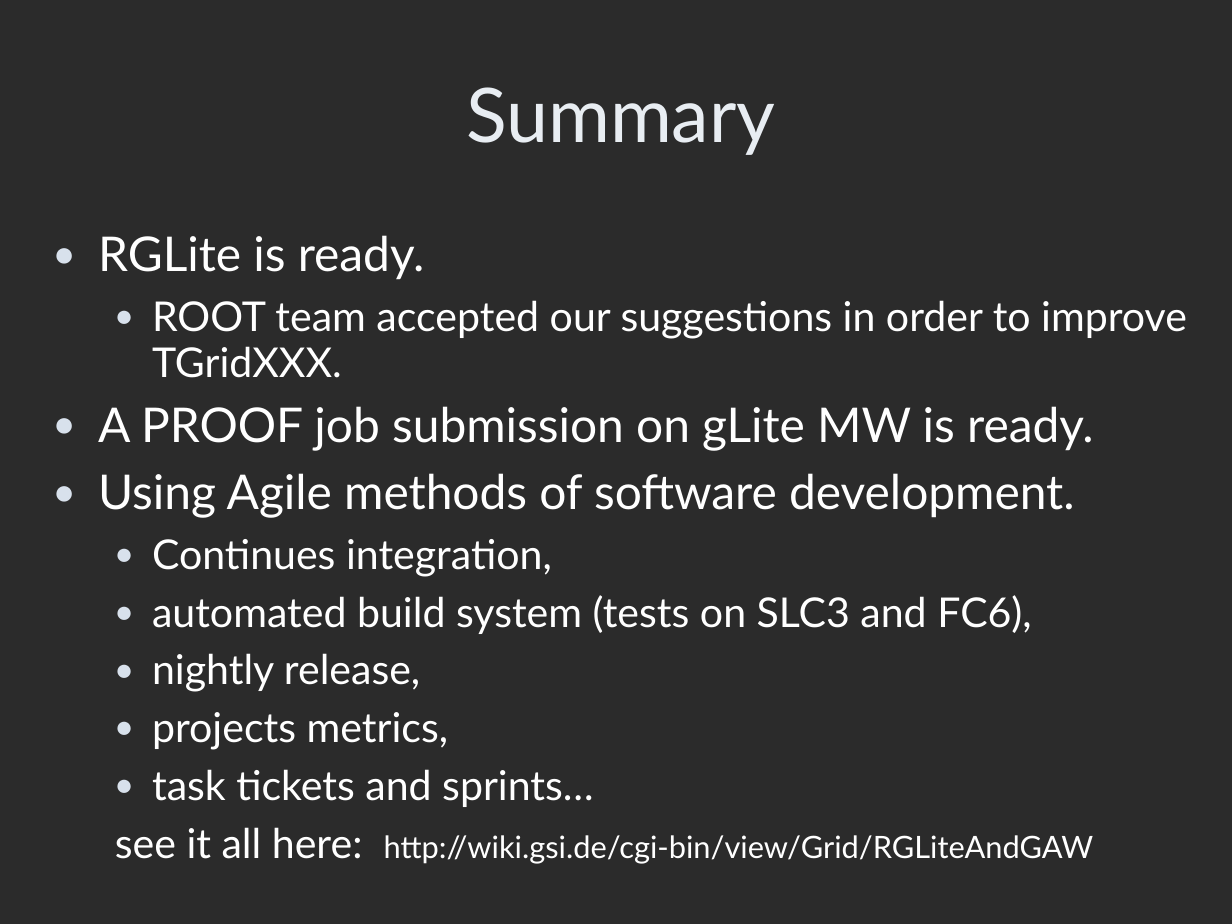
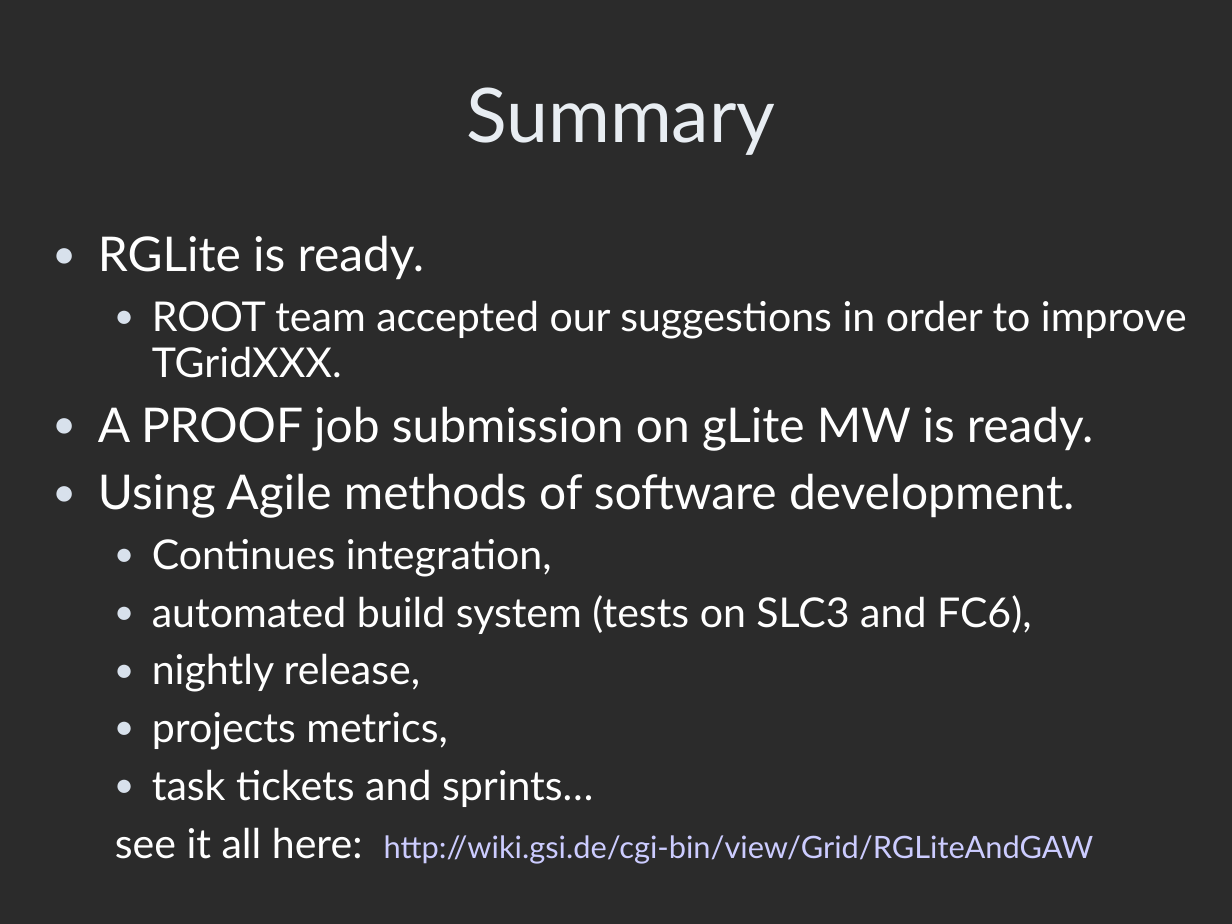
Before and after one commit to AnarManafov/PoDDocumentation, a slide deck: slide 7 of HEPCG-Workshops/2007-Jun/HEPCG-Workshops-2007-Jun(GSI).ppt. Drawn at 1232x924 pixels with LibreOffice and Linux fonts; fonts in the diff are those of the drawing; background and template pictures are left out; a plain dark background stands for a picture behind light text. Boxes give left, top, right and bottom in pixels: in the first picture for what was removed or moved away, otherwise in the second. Text is boxed around its words. In the diff, an @@ line names an element or a change of style, - is before the commit and + after.

```diff
--- a/HEPCG-Workshops/2007-Jun/HEPCG-Workshops-2007-Jun(GSI).ppt
+++ b/HEPCG-Workshops/2007-Jun/HEPCG-Workshops-2007-Jun(GSI).ppt
@@ text at (115,827,1094,864): text colour #FFFFFF to #CCCCFF in "http://wiki.gsi.de/cgi-bin/view/Grid/RGLiteAndGAW" @@
```
Also in this commit, not shown: 1 other slide changed.
